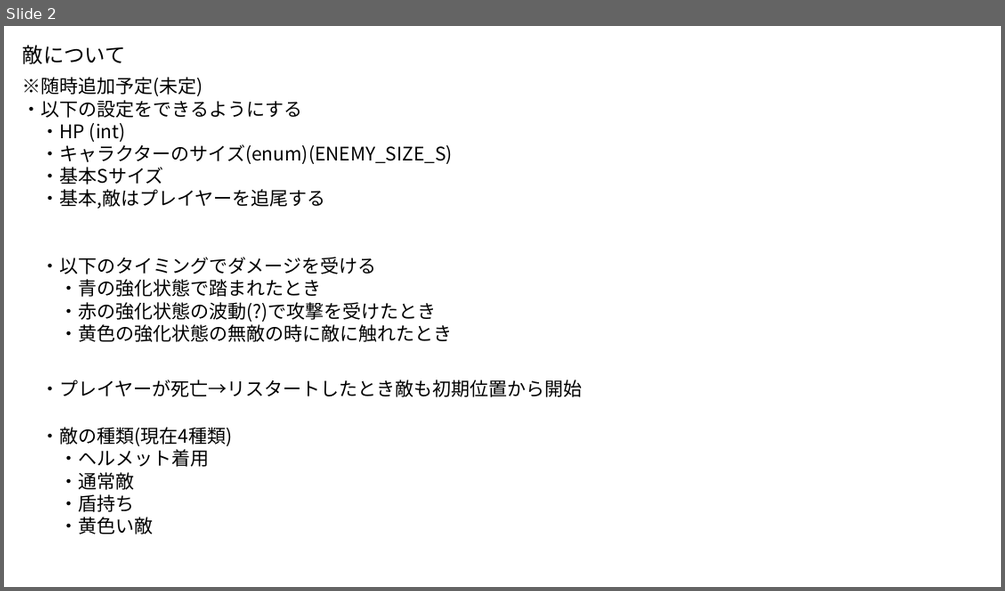
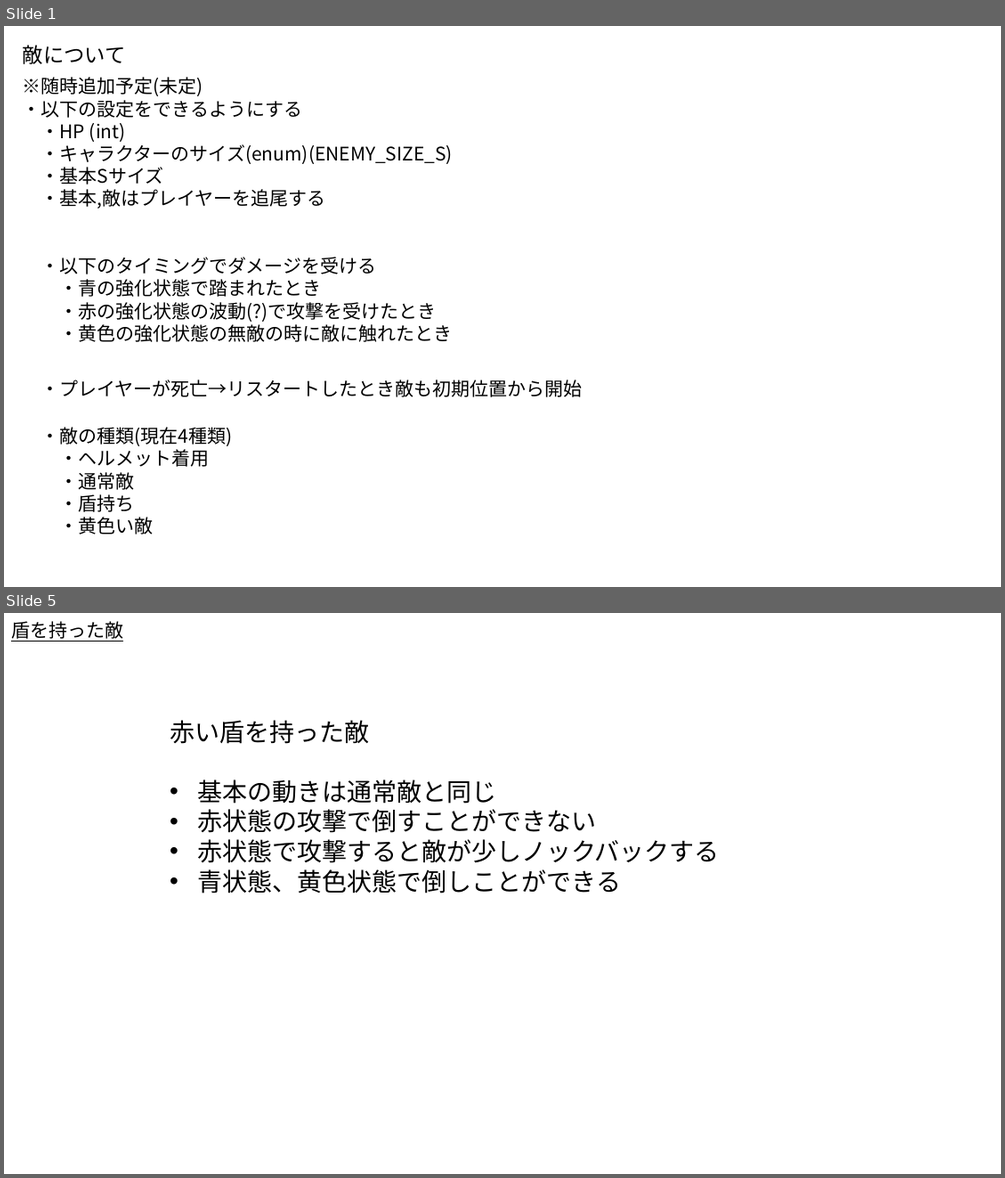
Before and after one commit to Akiyoshi-2/GameProbuctionPractice1, a slide deck: 仕様書/敵.pptx. Shown one above the other, each under a label of ours: slide 2 before the commit, slides 1 and 5 after it; the slides between them are not shown. The pictures are 1005x591 and 1005x1178 pixels, drawn with LibreOffice and Linux fonts; fonts in the diff are those of the drawing. Boxes give left, top, right and bottom in pixels: in the first picture for what was removed or moved away, otherwise in the second. Text is boxed around its words. In the diff, an @@ line names an element or a change of style, - is before the commit and + after.

```diff
--- a/仕様書/敵.pptx
+++ b/仕様書/敵.pptx
@@ slide 5 added at (x1=4, y1=613, x2=1001, y2=1174), background #FFFFFF @@
@@ text added at (x1=11, y1=621, x2=123, y2=641), 18 pt, text #000000, underline @@
+盾を持った敵
@@ text added at (x1=170, y1=720, x2=720, y2=893), 24 pt, text #000000 @@
+赤い盾を持った敵
+• 基本の動きは通常敵と同じ
+• 赤状態の攻撃で倒すことができない
+• 赤状態で攻撃すると敵が少しノックバックする
+• 青状態、黄色状態で倒しことができる
@@ what was slide 2 is now slide 1 @@
```
Also in this commit, not shown: 4 other slides added, 5 slides removed.
